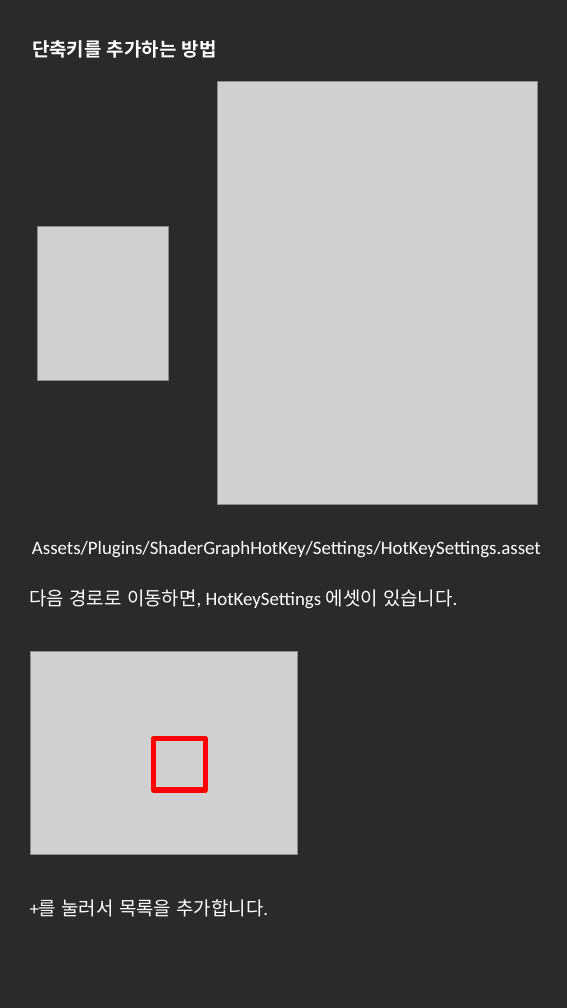
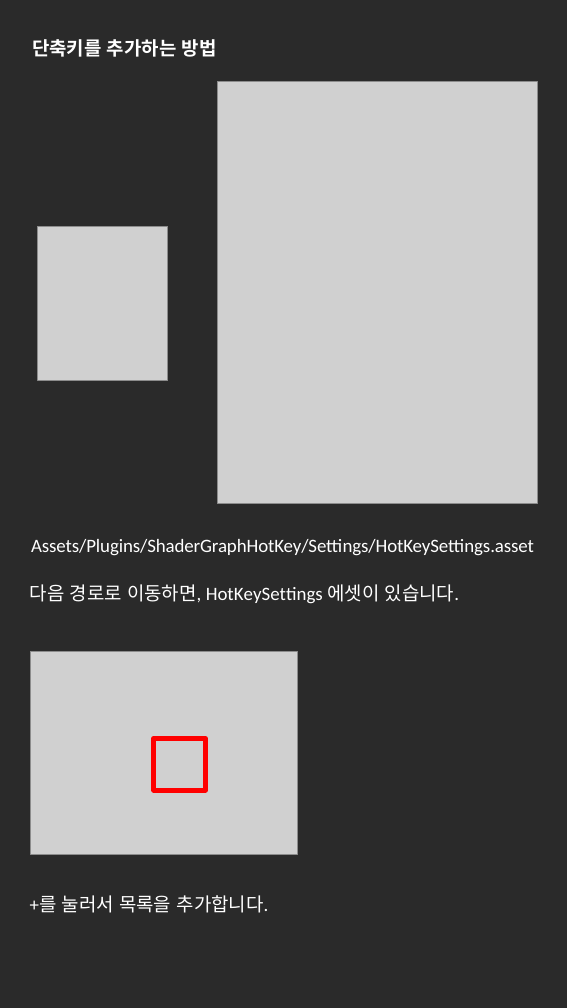
Before and after one commit to NK-Studio/ShaderGraphHotKey, a slide deck: slide 4 of Document KR.pptx. Drawn at 567x1008 pixels with LibreOffice and Linux fonts; fonts in the diff are those of the drawing; grey boxes stand for pictures. Boxes give left, top, right and bottom in pixels: in the first picture for what was removed or moved away, otherwise in the second. Text is boxed around its words. In the diff, an @@ line names an element or a change of style, - is before the commit and + after.

```diff
--- a/Document KR.pptx
+++ b/Document KR.pptx
@@ text "Assets/Plugins/ShaderGraphHotKey/Settings/HotKeySettings.ass ...": place and size @@
-text "Assets/Plugins/ShaderGraphHotKey/Settings/HotKeySettings.ass ..." at bbox=[30, 589, 457, 608]
+text "Assets/Plugins/ShaderGraphHotKey/Settings/HotKeySettings.ass ..." at bbox=[30, 539, 534, 604]
@@ text at bbox=[31, 539, 534, 556]: paragraph added @@
+Assets/Plugins/ShaderGraphHotKey/Settings/HotKeySettings.asset
@@ text removed at bbox=[32, 541, 541, 558] @@
-Assets/Plugins/ShaderGraphHotKey/Settings/HotKeySettings.asset
@@ text at bbox=[30, 584, 459, 604]: font Calibri to Noto Sans CJK KR in "다음 경로로 이동하면, 에셋이 있습니다."; letter spacing 0 to -0.1 pt, letter spacing 0 to -0.4 pt, letter spacing 0 to -0.3 pt in "HotKeySettings"; indent changed; line spacing 1.5 to 1 @@
@@ text "+를 눌러서 목록을 추가합니다." at bbox=[30, 895, 269, 913]: font Calibri to Noto Sans CJK KR in "+를 눌러서 목록을 추가합니다."; indent changed; line spacing 1.5 to 1; more space between paragraphs @@
```
Also in this commit, not shown: 5 other slides changed, 4 slides added, 2 other files.
